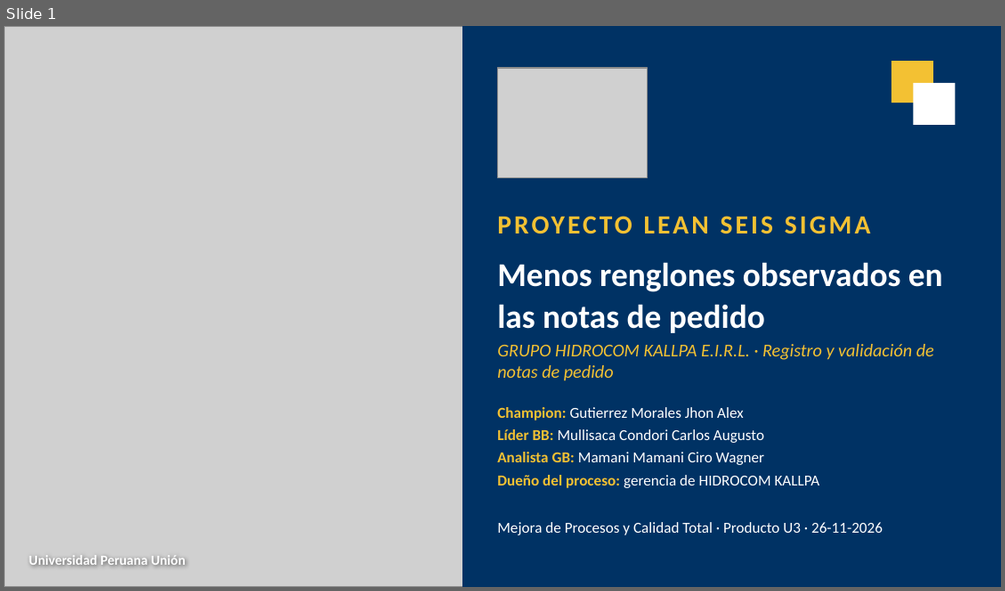
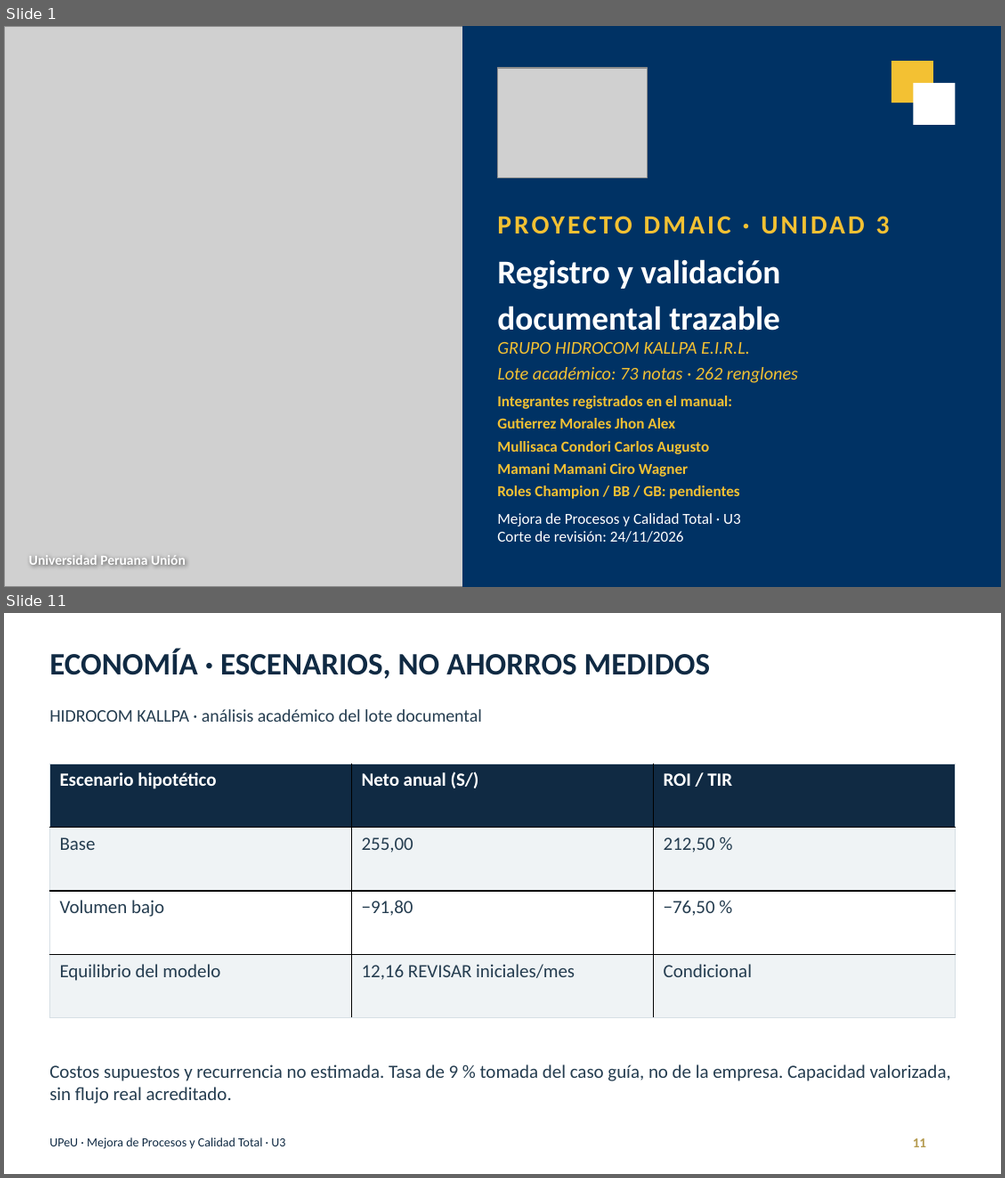
Before and after one commit to Nunclear/hidrocom-mejora-procesos-u3, a slide deck: 04_Producto_Final/U3_Presentacion_HIDROCOM.pptx. Shown one above the other, each under a label of ours: slide 1 before the commit, slides 1 and 11 after it; the slides between them are not shown. The pictures are 1005x591 and 1005x1178 pixels, drawn with LibreOffice and Linux fonts; fonts in the diff are those of the drawing; grey boxes stand for pictures. Boxes give left, top, right and bottom in pixels: in the first picture for what was removed or moved away, otherwise in the second. Text is boxed around its words. In the diff, an @@ line names an element or a change of style, - is before the commit and + after.

Commit message:
Integrar tres paquetes U3 completos, dashboard y validación reproducible

```diff
--- a/04_Producto_Final/U3_Presentacion_HIDROCOM.pptx
+++ b/04_Producto_Final/U3_Presentacion_HIDROCOM.pptx
@@ slide 11 added at bbox=[4, 613, 1001, 1174], background #FFFFFF @@
@@ text added at bbox=[49, 649, 710, 679], 22.5 pt, text #102A43, bold @@
+ECONOMÍA · ESCENARIOS, NO AHORROS MEDIDOS
@@ text added at bbox=[49, 709, 482, 722], 12.8 pt, text #253D50 @@
+HIDROCOM KALLPA · análisis académico del lote documental
@@ table added at bbox=[50, 763, 956, 1018], 4 rows, 3 columns @@
+Escenario hipotético | Neto anual (S/) | ROI / TIR
+Base | 255,00 | 212,50 %
+Volumen bajo | −91,80 | −76,50 %
+Equilibrio del modelo | 12,16 REVISAR iniciales/mes | Condicional
@@ text added at bbox=[49, 1064, 951, 1103], 13.5 pt, text #253D50 @@
+Costos supuestos y recurrencia no estimada. Tasa de 9 % tomada del caso guía, no de la empresa. Capacidad valorizada, sin flujo real acreditado.
@@ text added at bbox=[49, 1137, 285, 1149], 9 pt, text #102A43 @@
+UPeU · Mejora de Procesos y Calidad Total · U3
@@ text added at bbox=[913, 1138, 926, 1147], 9.8 pt, text #B49A4E, bold @@
+11
@@ slide 1 changed as well @@
@@ text at bbox=[876, 216, 890, 234]: text changed @@
-PROYECTO LEAN SEIS SIGMA
+PROYECTO DMAIC · UNIDAD 3
@@ text at bbox=[497, 259, 780, 330]: text changed @@
-Menos renglones observados en las notas de pedido
+Registro y validación
+documental trazable
@@ text at bbox=[497, 342, 798, 383]: text changed @@
-GRUPO HIDROCOM KALLPA E.I.R.L. · Registro y validación de notas de pedido
+GRUPO HIDROCOM KALLPA E.I.R.L.
+Lote académico: 73 notas · 262 renglones
@@ text at bbox=[497, 395, 739, 499]: text changed; text colour #FFFFFF to #F3C133; bold on @@
-Champion: Gutierrez Morales Jhon Alex
-Líder BB: Mullisaca Condori Carlos Augusto
-Analista GB: Mamani Mamani Ciro Wagner
-Dueño del proceso: gerencia de HIDROCOM KALLPA
+Integrantes registrados en el manual:
+Gutierrez Morales Jhon Alex
+Mullisaca Condori Carlos Augusto
+Mamani Mamani Ciro Wagner
+Roles Champion / BB / GB: pendientes
@@ text at bbox=[497, 513, 741, 542]: text changed @@
-Mejora de Procesos y Calidad Total · Producto U3 · 26-11-2026
+Mejora de Procesos y Calidad Total · U3
+Corte de revisión: 24/11/2026
```
Also in this commit, not shown: 11 other slides added, 12 slides removed, 46 other files.
